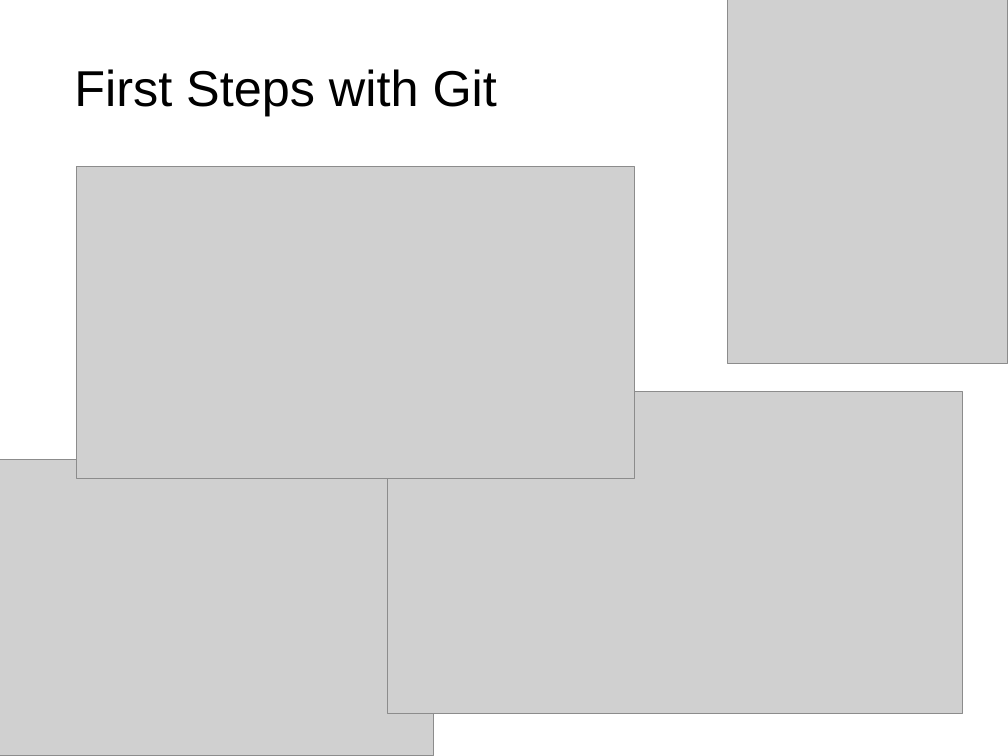
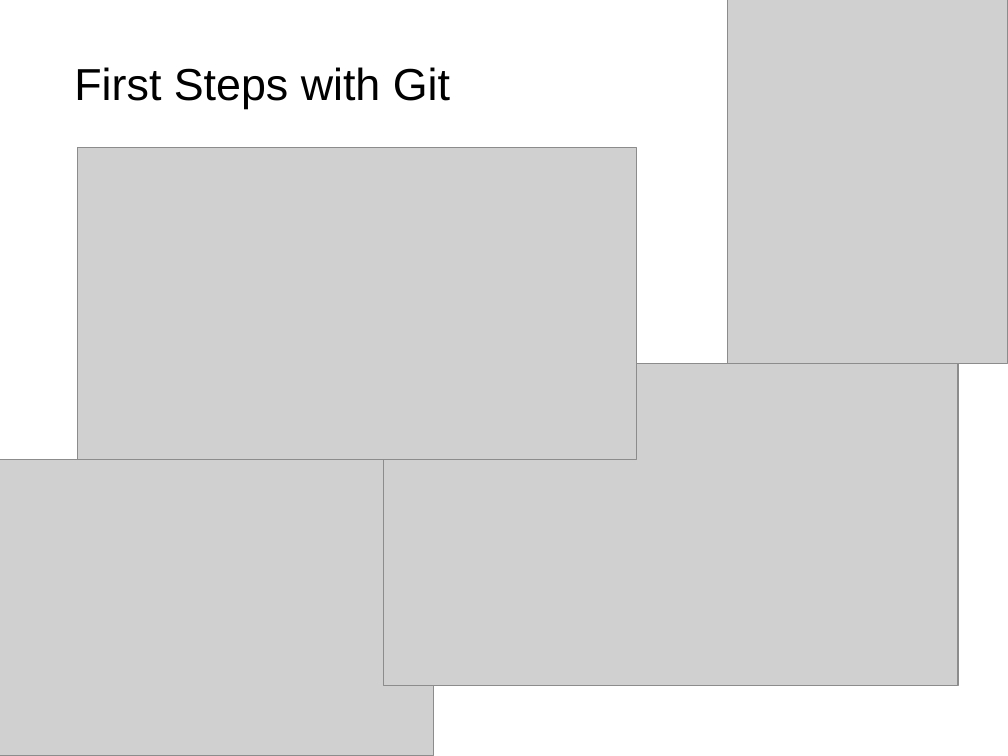
Before and after one commit to NCKU-BDA-2020/TA_Git_GitHub, a slide deck: slide 9 of TA_Class_III.pptx. Drawn at 1008x756 pixels with LibreOffice and Linux fonts; fonts in the diff are those of the drawing; grey boxes stand for pictures. Boxes give left, top, right and bottom in pixels: in the first picture for what was removed or moved away, otherwise in the second. Text is boxed around its words. In the diff, an @@ line names an element or a change of style, - is before the commit and + after.

```diff
--- a/TA_Class_III.pptx
+++ b/TA_Class_III.pptx
@@ text "First Steps with Git" at (74,67,450,109): size 36 to 32 pt @@
@@ picture: place and size @@
-picture at (77,166,635,478)
+picture at (78,148,636,460)
@@ picture: place and size @@
-picture at (387,391,962,714)
+picture at (383,363,958,685)
```
Also in this commit, not shown: 10 other slides changed, 15 slides removed.
